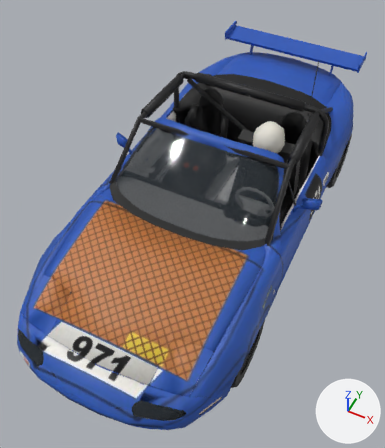
One commit to the glTF model public/cars/field/models/971.glb: the scene before it, then after it.
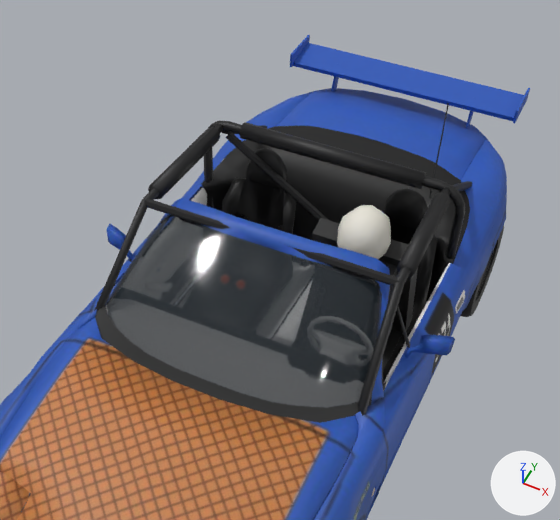
Each version appears first whole from a 50 mm lens placed at (1.26, -2.97, 3.71), pointed at (-0.04, -0.37, 0.45), and next in a close-up on the part from 14% to 100% of the width and 0% to 69% of the height. Every picture has the same lights, and +X, +Y and +Z are marked at lower right. The last two pictures show the newer version. Vertices at exactly the same position are counted once.

Names of what the first close-up shows: 'body', 'wheel_rl'.
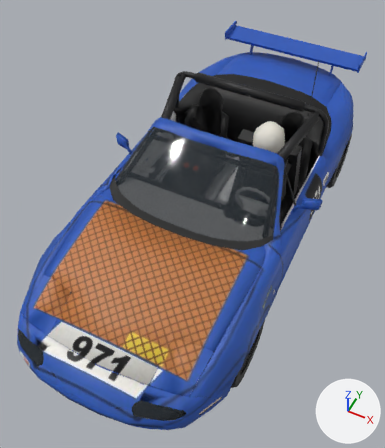
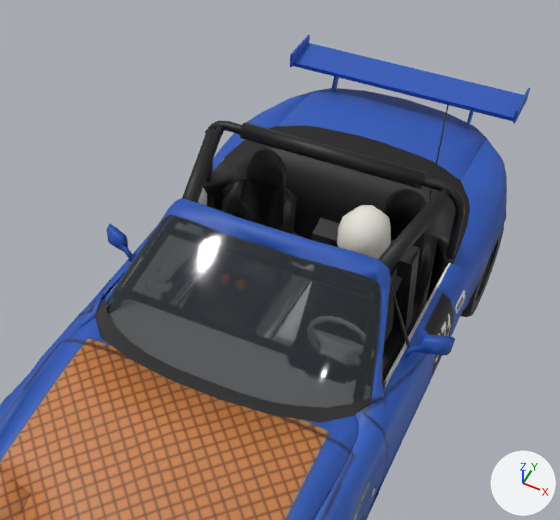
The change, as a diff of the scene's bpy script:
```diff
--- a/public/cars/field/models/971.glb.py
+++ b/public/cars/field/models/971.glb.py
@@ me_body_mesh @@
 # used by ob_body; location = (0.0, 0.0, -0.02)
-me_body_mesh.from_pydata(...)  # 7792 vertices, 8857 faces; spans x -0.89..0.89, y -2.04..1.92, z 0.16..1.39
+me_body_mesh.from_pydata(...)  # 7822 vertices, 8917 faces; spans x -0.89..0.89, y -2.04..1.92, z 0.16..1.39
+# me_body_mesh part 1: the loose piece of 12 vertices spanning x -0.62..0.62, y -0.16..-0.12, z 1.15..1.19 is scaled about its middle by (0.824, 1, 1), then moved by (0.0, 0.0, -0.12)
+# me_body_mesh part 2: the loose piece of 12 vertices spanning x 0.56..0.62, y 0.58..1.25, z 0.75..1.16 is multiplied about its middle by the matrix ((0.878, -0.018, -0.004), (0.015, 0.818, -0.317), (0.01, 0.317, 0.819)), then moved by (-0.02, 0.0, -0.26)
+# me_body_mesh part 3: the loose piece of 12 vertices spanning x -0.62..-0.56, y 0.58..1.25, z 0.75..1.16 is multiplied about its middle by the matrix ((0.878, 0.022, 0.002), (-0.02, 0.819, -0.315), (-0.01, 0.315, 0.819)), then moved by (0.01, 0.0, -0.25)
+# me_body_mesh part 4: the loose piece of 16 vertices spanning x 0.56..0.65, y -0.06..0.5, z 1.12..1.21 is multiplied about its middle by the matrix ((1.01, 0.243, -0.039), (-0.246, 0.994, -0.181), (-0.005, 0.185, 1.023)), then moved by (-0.07, 0.0, -0.05)
+# me_body_mesh part 5
+# 22 vertices are removed from x -0.7..0.7, y -0.6..0.61, z 0.28..1.13
+# 130 faces are deleted
+# 5 vertices in x 0.59..0.64, y -0.15..-0.14, z 1.15..1.19 move by (-0.11, 0.17, -0.08)
+# 5 vertices in x -0.64..-0.59, y -0.15..-0.14, z 1.15..1.19 move by (0.12, 0.17, -0.08)
+# 4 vertices in x -0.7..0.68, y 0.56..0.6, z 0.28 move by (0.0, 0.0, 0.59)
+# 3 vertices in x -0.6..-0.56, y 0.5, z 1.12..1.16 move by (0.0, 0.01, 0.0)
+# 3 vertices in x -0.61..-0.57, y -0.06, z 1.13..1.2 move by (0.14, 0.01, -0.11)
+# 3 vertices in x -0.65..-0.61, y -0.05, z 1.14..1.21 move by (0.14, -0.01, -0.11)
+# 26 vertices move from x -0.69..0.68, y -0.63..0.5, z 0.28..1.2 to x -0.67..0.64, y -0.62..0.49, z 0.73..1.2
+# 20 vertices are added at x -0.68..0.68, y -0.63..0.61, z 0.27..0.78
+# 8 new vertices lie (0.0, 0.0, -0.18) away from vertices in x -0.7..0.7, y 0.58..0.61, z 1.05
+# 6 new vertices lie (0.0, 0.0, -0.13) away from vertices in x 0.66..0.7, y 0.56..0.61, z 0.28..0.87
+# 6 new vertices lie (0.0, 0.0, -0.45) away from vertices in x 0.66..0.7, y 0.56..0.61, z 0.74
+# 6 new vertices lie (0.0, 0.0, -0.12) away from vertices in x -0.7..-0.66, y 0.56..0.61, z 0.28..0.87
+# 6 new vertices lie (0.0, 0.0, -0.45) away from vertices in x -0.7..-0.66, y 0.56..0.61, z 0.75
+# 190 new faces join them, mat_car_users_cobyhartman_dev_probe_sim_tools_cars_kit_cache_import_971_derived_spec_py_livery (picture img_livery)
 me_body_mesh.materials.append(mat_car_users_cobyhartman_dev_probe_sim_tools_cars_kit_cache_import_971_derived_spec_py_livery)
```

Pixel boxes (x1, y1, x2, y2) of what changed, in the close-ups (560 x 520 px; the box of a moved part takes in the faces that stretch with it):
part 1 of me_body_mesh, moved or reshaped (not visible afterwards): before (144, 199, 399, 286)
part 2 of me_body_mesh, moved or reshaped (not visible afterwards): before (439, 181, 472, 193)
part 3 of me_body_mesh, moved or reshaped: before (222, 125, 268, 134); after (222, 182, 232, 195)
part 4 of me_body_mesh, moved or reshaped: before (397, 192, 450, 278); after (378, 192, 449, 272)
part 5 of me_body_mesh, moved or reshaped (mostly hidden): before (94, 123, 465, 416); after (106, 124, 465, 314)
